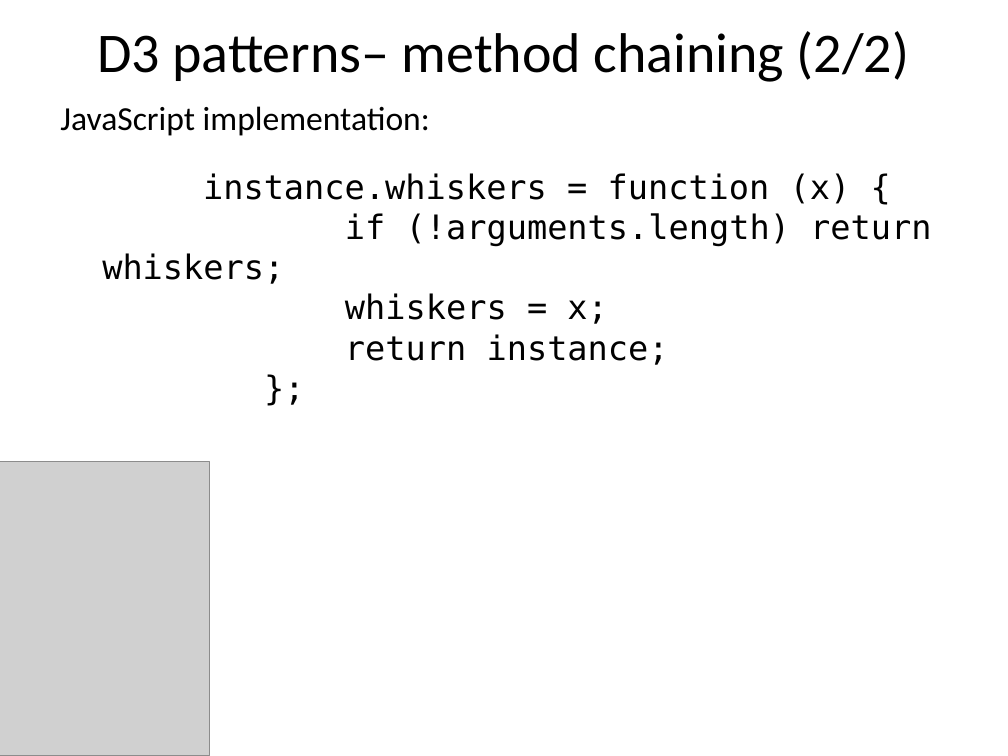
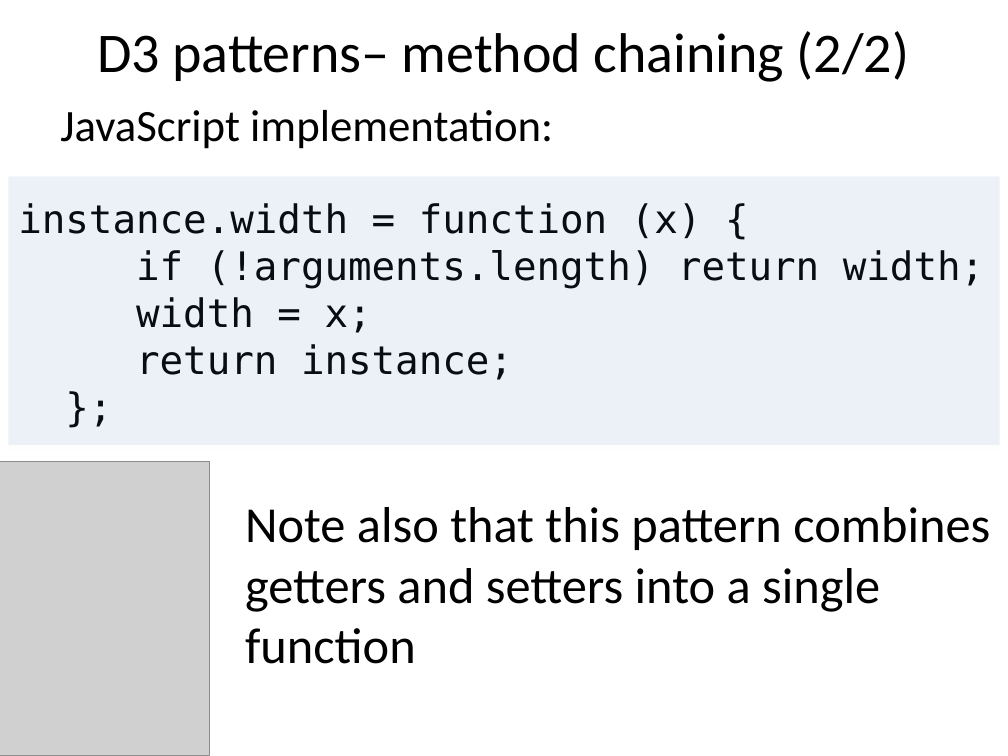
Before and after one commit to benralexander/lv, a slide deck: slide 46 of myD3_latest_c.ppt (slide 47 before the commit). Drawn at 1008x756 pixels with LibreOffice and Linux fonts; fonts in the diff are those of the drawing; grey boxes stand for pictures. Boxes give left, top, right and bottom in pixels: in the first picture for what was removed or moved away, otherwise in the second. Text is boxed around its words. In the diff, an @@ line names an element or a change of style, - is before the commit and + after.

```diff
--- a/myD3_latest_c.ppt
+++ b/myD3_latest_c.ppt
@@ text "JavaScript implementation:" at [60, 110, 553, 149]: size 24 to 32 pt @@
@@ rectangle added at [8, 176, 999, 446], fill #4F81BD at 10% opacity @@
@@ text "instance.width = function (x) {": place and size @@
-text "instance.width = function (x) {" at [102, 173, 931, 365]
+text "instance.width = function (x) {" at [18, 203, 984, 380]
@@ text at [18, 203, 984, 333]: text changed; size 24 to 28 pt @@
-instance.whiskers = function (x) {
-if (!arguments.length) return whiskers;
-whiskers = x;
+instance.width = function (x) {
+if (!arguments.length) return width;
+width = x;
@@ text at [136, 344, 513, 380]: size 24 to 28 pt in "return instance;", "};" @@
@@ text added at [245, 507, 990, 664], 36 pt, text #000000 @@
+Note also that this pattern combines
+getters and setters into a single function
```
Also in this commit, not shown: 32 other slides changed, 9 slides added, 3 slides removed, 7 other files.
